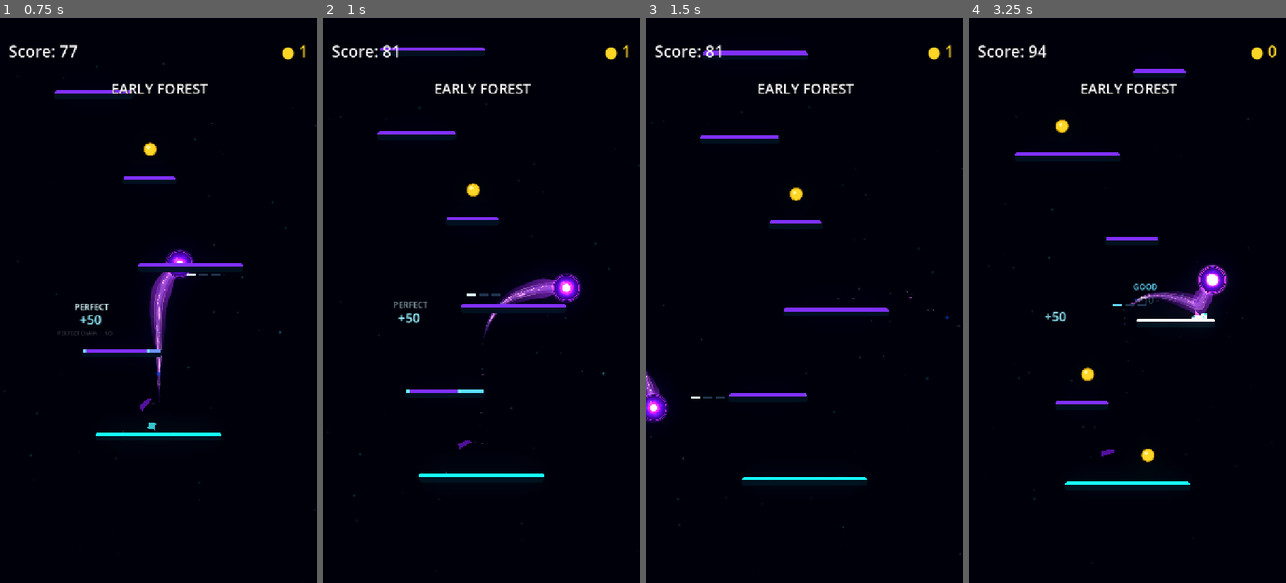
Above: before the commit, frames 1-4 (left to right).
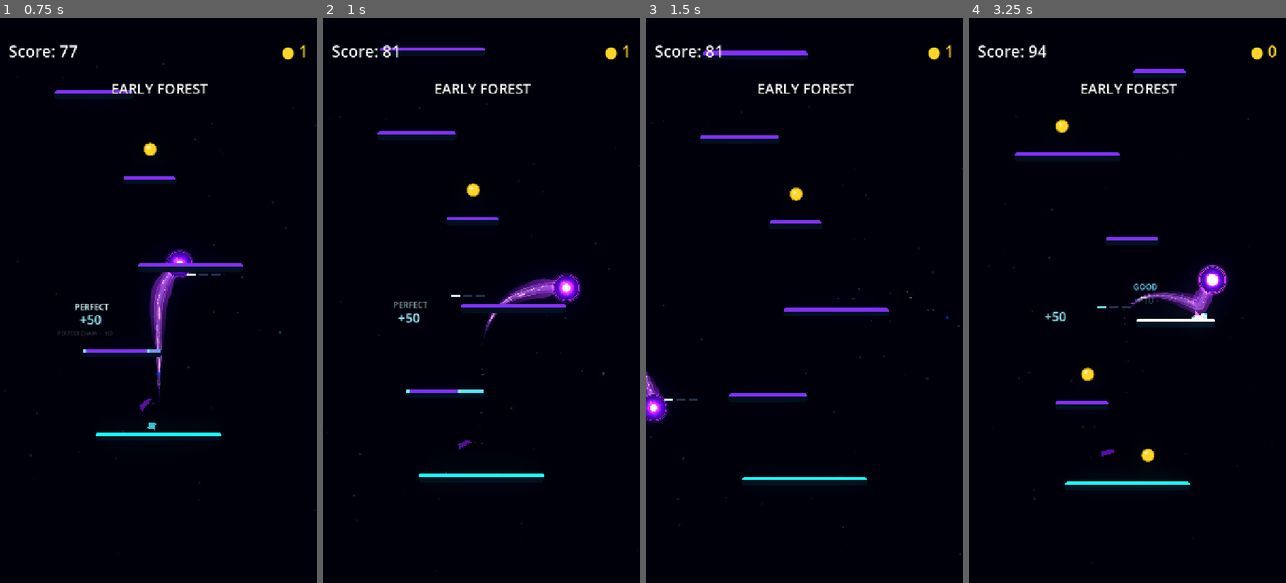
Above: after the commit, the same moments.

Repository: Kryodo/TowerJump
Game: Godot game, scene res://scenes/main.tscn
Two runs of this game, one before a commit and one after it. Both use one fixed random seed, a clock stepped at 60 frames per second and the inputs below.
Inputs (mouse positions are in pixels of both pictures, inside the frame that each line leads up to):
- Up to frame 1 (0.75 s): move the mouse to (228, 272) at 0.52 s; hold Right (ui_right) from 0.53 s (still down); click (228, 272) at 0.67 s
- Up to frame 2 (1 s): keep holding Right (ui_right)
- Up to frame 3 (1.5 s): release Right (ui_right) at 1.25 s; drag from (741, 328) to (794, 193) at 1.27 s
- Up to frame 4 (3.25 s): click "Nochmal spielen" at 2 s; move the mouse to (1159, 176) at 2.77 s; hold Right (ui_right) from 2.78 s (still down)

Frame 1 is identical in both runs. In frame 2, less than 0.1% of the frame differs, in the area x 40-56%, y 48-50%; in frame 3, less than 0.1%; in frame 4, less than 0.1%, in the area x 40-56%, y 50-52%.

Commit message:
Snap state indicator on local anchor changes

Diff:
--- a/scripts/landing/landing_feedback_presenter.gd
+++ b/scripts/landing/landing_feedback_presenter.gd
@@ -502,8 +502,18 @@
 
 	var viewport_size: Vector2 = _get_viewport_size()
 	var ball_screen: Vector2 = _get_ball_screen_position()
+	var previous_side: int = _status_side
 	var target_position: Vector2 = _get_status_target(ball_screen, viewport_size)
-	if not _status_position_initialized:
+	var side_changed: bool = previous_side != _status_side
+
+	# Follow normal movement smoothly, but never animate a status panel across
+	# the screen when the ball wraps or its local side must change at an edge.
+	var target_jump_distance: float = _status_root.position.distance_to(target_position)
+	if (
+		not _status_position_initialized
+		or side_changed
+		or target_jump_distance > minf(120.0, viewport_size.x * 0.22)
+	):
 		_status_root.position = target_position
 		_status_position_initialized = true
 	else:
